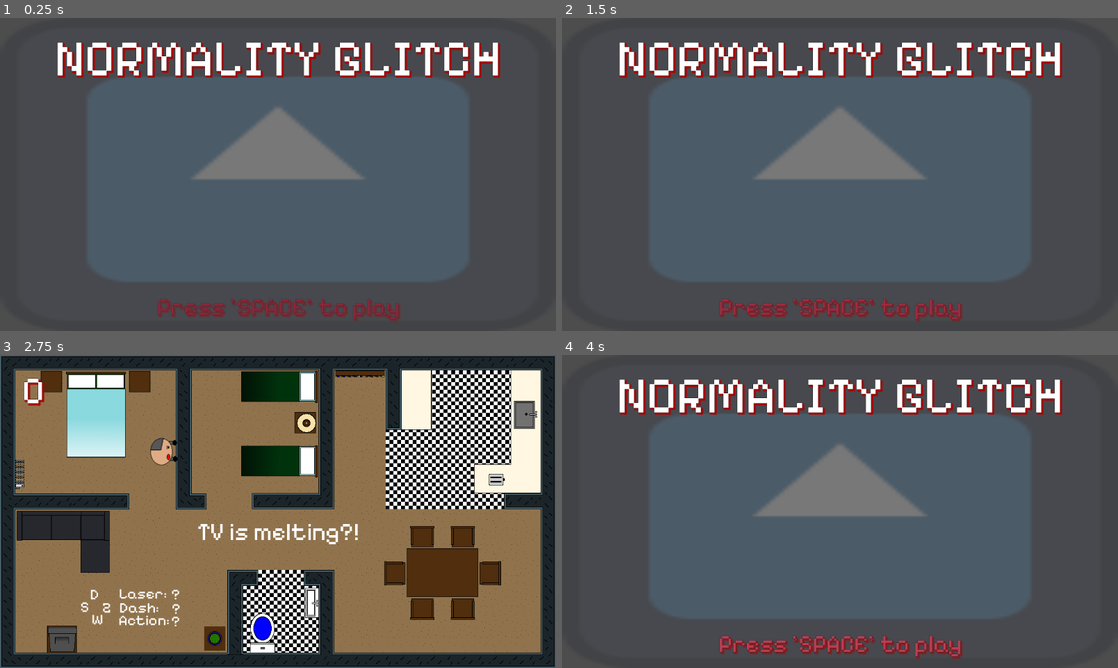
Above: before the commit, frames 1-4 (two rows, left to right).
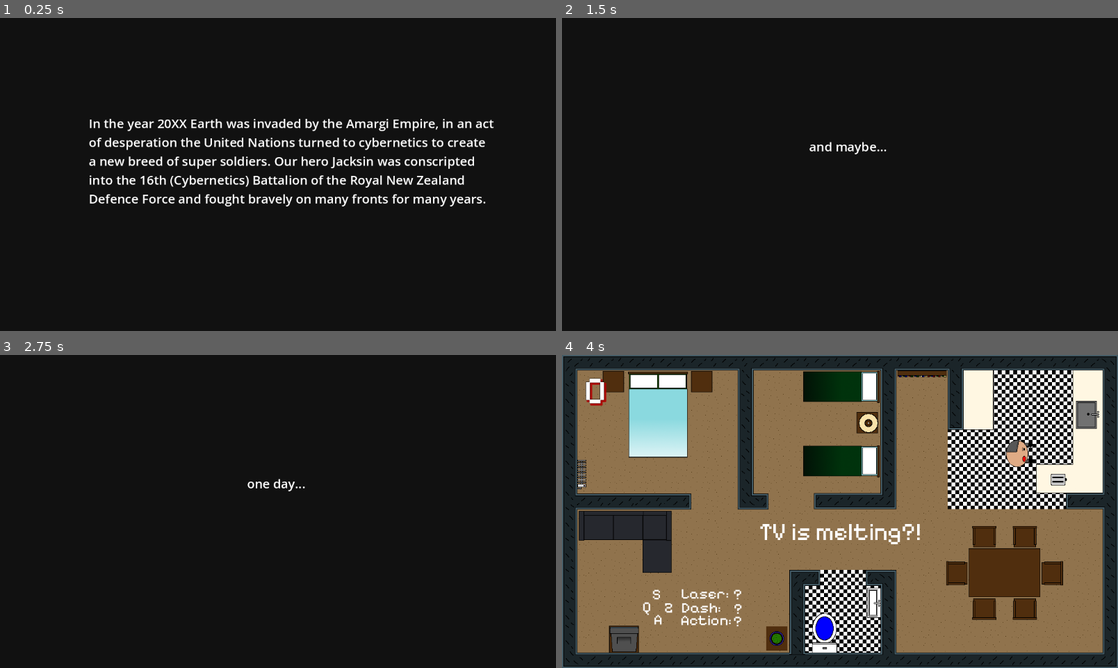
Above: after the commit, the same moments.

Repository: discoaaron/gamejam
Game: Godot game, scene res://scenes/intro/intro.tscn
The game is run twice, just before and just after one commit, with the same random seed, the same clock (stepped at 60 frames per second) and the same inputs. Before the commit the project starts from res://scenes/menu/menu.tscn. The engine's default icon, where the game draws it, is replaced by a stand-in: a white triangle on a blue panel in a dark square.
Inputs:
- Up to frame 1 (0.25 s): no input
- Up to frame 2 (1.5 s): tap Space (space) at 0.5, 1.25 s; tap A (a) at 0.6 s; tap D (d) at 0.8, 1.35 s
- Up to frame 3 (2.75 s): tap E (e) at 1.55, 2.1 s; tap Space (space) at 2 s; tap Q (q) at 2.3 s
- Up to frame 4 (4 s): tap Space (space) at 2.75, 3.5, 3.8 s; tap Q (q) at 2.85 s; tap S (s) at 3.05, 3.6 s

The runs differ from the first frame. In frame 1, 100% of the frame differs, in the area x 0-100%, y 0-100%; in frame 2, 100%; in frame 3, 77%; in frame 4, 98%.

Commit message:
adds intro screen

Diff:
--- a/game/project.godot
+++ b/game/project.godot
@@ -11,7 +11,7 @@
 [application]
 
 config/name="gamejam"
-run/main_scene="res://scenes/menu/menu.tscn"
+run/main_scene="res://scenes/intro/intro.tscn"
 config/features=PackedStringArray("4.3", "GL Compatibility")
 config/icon="res://icon.svg"
 
--- /dev/null
+++ b/game/scenes/intro/intro.gd
@@ -0,0 +1,33 @@
+extends Node2D
+
+@onready var timer: Timer = $Timer
+var labels: Array[Label]
+var visibleLabelIndex = 0
+
+# Called when the node enters the scene tree for the first time.
+func _ready() -> void:
+	labels = [$Text1, $Text2, $Text3, $Text4, $Text5]
+	showLabel()
+
+# Called every frame. 'delta' is the elapsed time since the previous frame.
+func _process(delta: float) -> void:
+	if Input.is_action_just_released("space"):
+		timer.stop()
+		_on_timer_timeout()
+
+func showLabel() -> void:
+	var timerLength;
+	if visibleLabelIndex < 2:
+		timerLength = 20
+	else:
+		timerLength = 5
+	labels[visibleLabelIndex].visible = true
+	timer.start(timerLength)
+
+func _on_timer_timeout() -> void:
+	labels[visibleLabelIndex].visible = false
+	visibleLabelIndex = visibleLabelIndex + 1
+	if(visibleLabelIndex <= labels.size() - 1):
+		showLabel()
+	else:
+		GameManager.load_menu_scene()
--- /dev/null
+++ b/game/scenes/intro/intro.tscn
@@ -0,0 +1,71 @@
+[gd_scene load_steps=3 format=3 uid="uid://deqeug6jeapyr"]
+
+[ext_resource type="Script" path="res://scenes/intro/intro.gd" id="1_3l4es"]
+
+[sub_resource type="LabelSettings" id="LabelSettings_8444k"]
+font_size = 26
+
+[node name="Intro" type="Node2D"]
+script = ExtResource("1_3l4es")
+
+[node name="ColorRect" type="ColorRect" parent="."]
+offset_right = 1152.0
+offset_bottom = 648.0
+color = Color(0.0687983, 0.0687983, 0.0687983, 1)
+
+[node name="Text1" type="Label" parent="."]
+visible = false
+offset_left = 184.0
+offset_top = 200.0
+offset_right = 1032.0
+offset_bottom = 392.0
+text = "In the year 20XX Earth was invaded by the Amargi Empire, in an act of desperation the United Nations turned to cybernetics to create a new breed of super soldiers. Our hero Jacksin was conscripted into the 16th (Cybernetics) Battalion of the Royal New Zealand Defence Force and fought bravely on many fronts for many years.
+"
+label_settings = SubResource("LabelSettings_8444k")
+autowrap_mode = 3
+
+[node name="Text2" type="Label" parent="."]
+visible = false
+offset_left = 184.0
+offset_top = 200.0
+offset_right = 1032.0
+offset_bottom = 392.0
+text = "Jacksin has now been demobilised and is struggling to adapt back to civilian life with his family. Unfortunately his Veterans Pension has been drastically reduced due to budget cuts and he can no longer afford the immunosuppressants that keep his body and cybernetics in harmony. Can he learn to take control of himself without his medicine..."
+label_settings = SubResource("LabelSettings_8444k")
+autowrap_mode = 3
+
+[node name="Text3" type="Label" parent="."]
+visible = false
+offset_left = 512.0
+offset_top = 248.0
+offset_right = 696.0
+offset_bottom = 312.0
+text = "and maybe...
+"
+label_settings = SubResource("LabelSettings_8444k")
+autowrap_mode = 3
+
+[node name="Text4" type="Label" parent="."]
+visible = false
+offset_left = 512.0
+offset_top = 248.0
+offset_right = 696.0
+offset_bottom = 312.0
+text = "one day..."
+label_settings = SubResource("LabelSettings_8444k")
+autowrap_mode = 3
+
+[node name="Text5" type="Label" parent="."]
+visible = false
+offset_left = 400.0
+offset_top = 248.0
+offset_right = 912.0
+offset_bottom = 362.0
+text = "start to love his laser again?
+"
+label_settings = SubResource("LabelSettings_8444k")
+autowrap_mode = 3
+
+[node name="Timer" type="Timer" parent="."]
+
+[connection signal="timeout" from="Timer" to="." method="_on_timer_timeout"]
